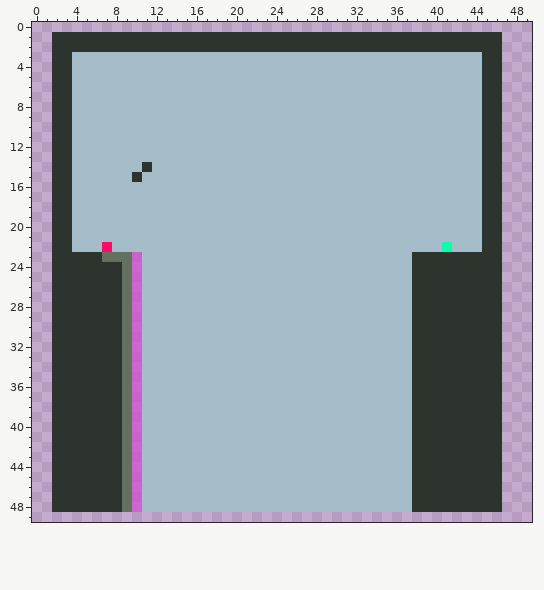
Two states of a pixel-art sprite, Maps/Rooms/Archer/a_81.png. The picture above is the old version.
The file is 50x50 pixels.
The result:
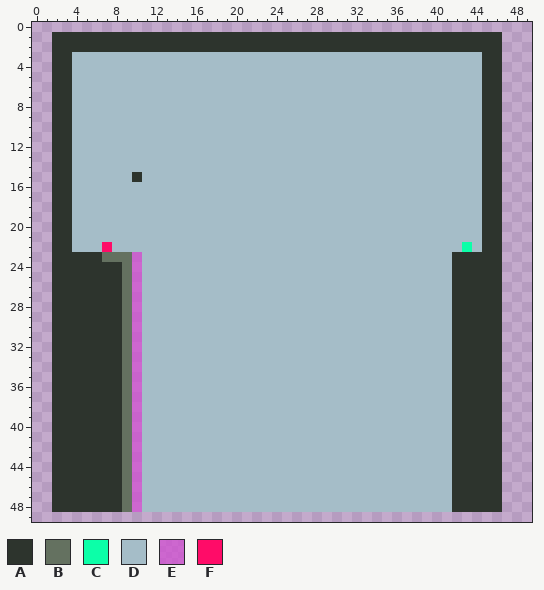
Palette (. is transparent): A #2d342d  B #647160  C #0cffa8  D #a5bdc8  E #d050d0bf  F #ff0c68
From old to new:
@@ x 9..13 @@
 13 DDDDD
-14 DDADD
+14 DDDDD
 15 DADDD
@@ x 36..45 @@
 21 DDDDDDDDDA
-22 DDDDDCDDDA
-23 DDAAAAAAAA
-24 DDAAAAAAAA
-25 DDAAAAAAAA
-26 DDAAAAAAAA
-27 DDAAAAAAAA
-28 DDAAAAAAAA
-29 DDAAAAAAAA
-30 DDAAAAAAAA
-31 DDAAAAAAAA
-32 DDAAAAAAAA
-33 DDAAAAAAAA
-34 DDAAAAAAAA
-35 DDAAAAAAAA
-36 DDAAAAAAAA
-37 DDAAAAAAAA
-38 DDAAAAAAAA
-39 DDAAAAAAAA
-40 DDAAAAAAAA
-41 DDAAAAAAAA
-42 DDAAAAAAAA
-43 DDAAAAAAAA
-44 DDAAAAAAAA
-45 DDAAAAAAAA
-46 DDAAAAAAAA
-47 DDAAAAAAAA
-48 DDAAAAAAAA
+22 DDDDDDDCDA
+23 DDDDDDAAAA
+24 DDDDDDAAAA
+25 DDDDDDAAAA
+26 DDDDDDAAAA
+27 DDDDDDAAAA
+28 DDDDDDAAAA
+29 DDDDDDAAAA
+30 DDDDDDAAAA
+31 DDDDDDAAAA
+32 DDDDDDAAAA
+33 DDDDDDAAAA
+34 DDDDDDAAAA
+35 DDDDDDAAAA
+36 DDDDDDAAAA
+37 DDDDDDAAAA
+38 DDDDDDAAAA
+39 DDDDDDAAAA
+40 DDDDDDAAAA
+41 DDDDDDAAAA
+42 DDDDDDAAAA
+43 DDDDDDAAAA
+44 DDDDDDAAAA
+45 DDDDDDAAAA
+46 DDDDDDAAAA
+47 DDDDDDAAAA
+48 DDDDDDAAAA
 49 ..........
Boxes around the changes in both pictures, in picture pixels (x1, y1, x2, y2):
changed: (142, 162, 152, 172)
changed: (412, 242, 472, 512)
